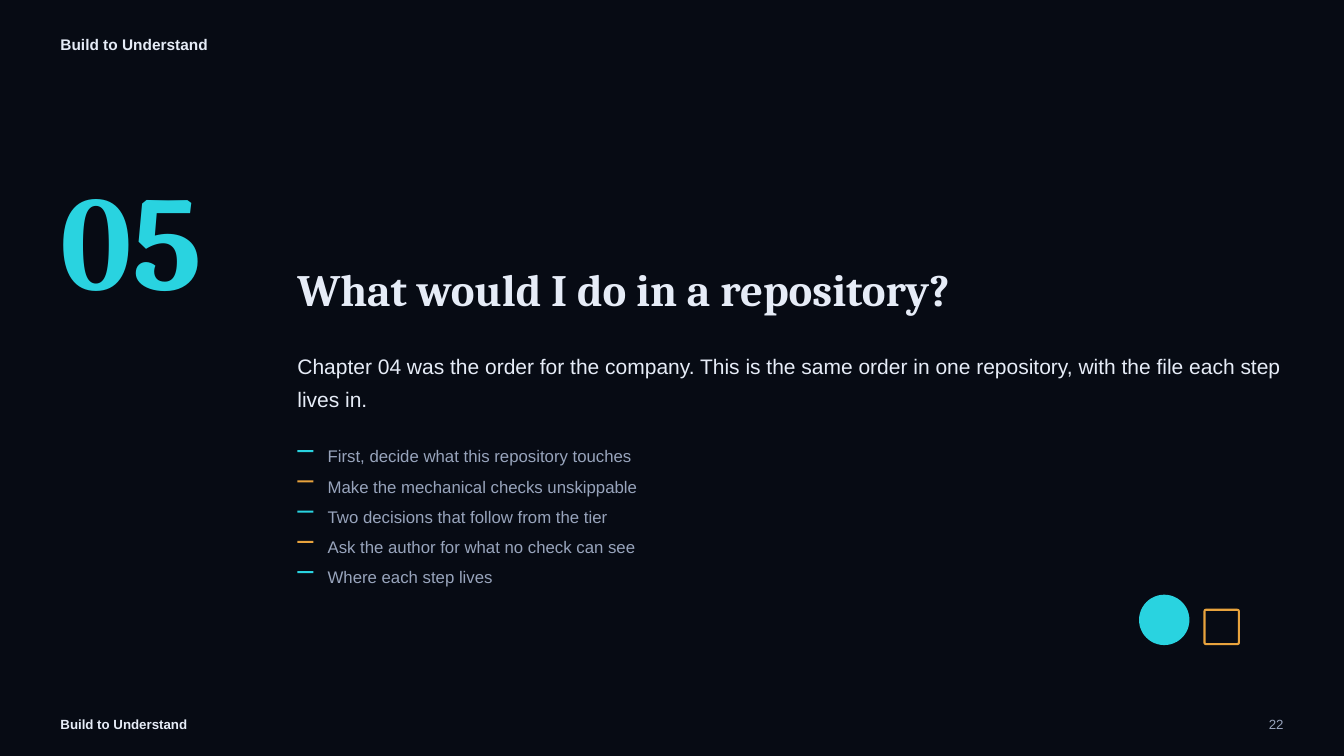
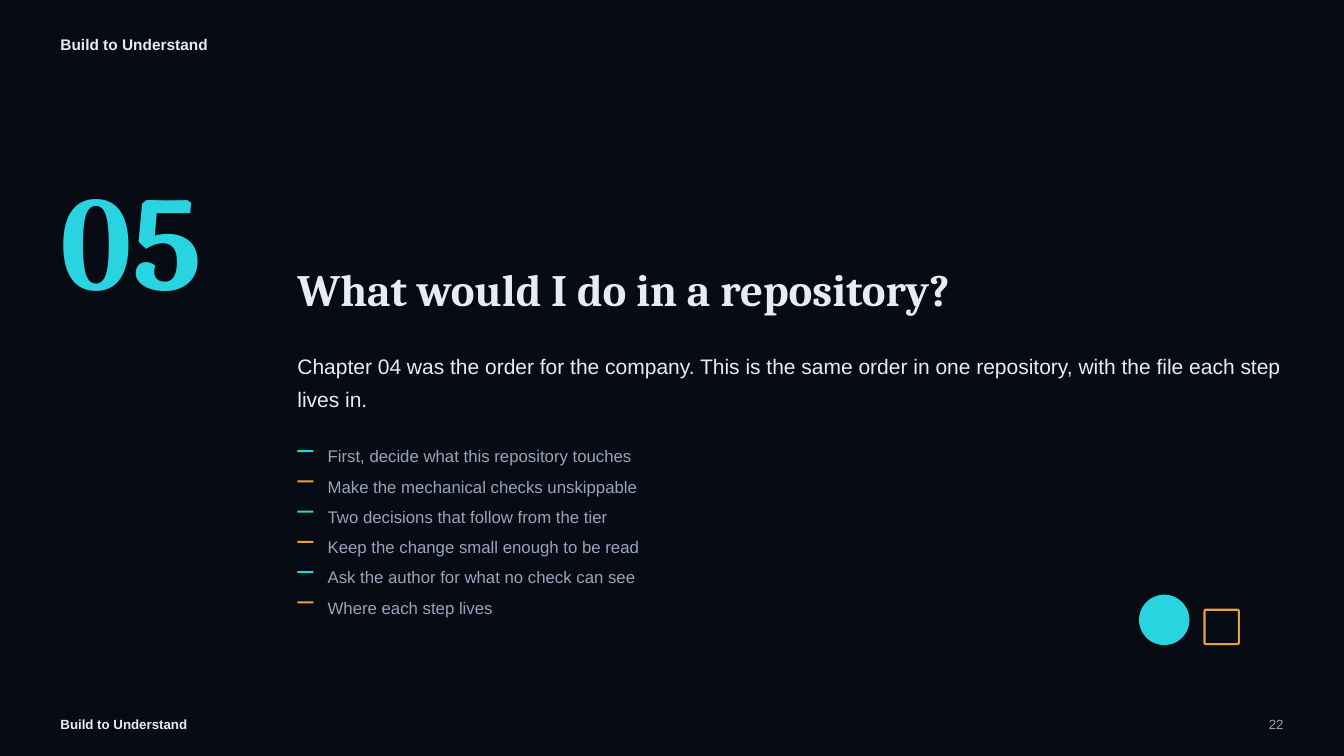
Before and after one commit to svenmalvik/buildtounderstand.org, a slide deck: slide 22 of presentations/what-is-the-second-pair-of-eyes-for.pptx. Drawn at 1344x756 pixels with LibreOffice and Linux fonts; fonts in the diff are those of the drawing. Boxes give left, top, right and bottom in pixels: in the first picture for what was removed or moved away, otherwise in the second. Text is boxed around its words. In the diff, an @@ line names an element or a change of style, - is before the commit and + after.

```diff
--- a/presentations/what-is-the-second-pair-of-eyes-for.pptx
+++ b/presentations/what-is-the-second-pair-of-eyes-for.pptx
@@ text "Ask the author for what ...": place and size @@
-text "Ask the author for what ..." at box(328, 541, 635, 553)
+text "Ask the author for what ..." at box(328, 571, 635, 583)
@@ text added at box(328, 541, 639, 557), 12 pt, text #98A4BC @@
+Keep the change small enough to be read
@@ text "Where each step lives": place and size @@
-text "Where each step lives" at box(328, 571, 493, 587)
+text "Where each step lives" at box(328, 602, 493, 618)
@@ rectangle added at box(297, 602, 314, 604), fill #E8A33D @@
```
Also in this commit, not shown: 9 other slides changed, 1 slide added, 7 other files.
